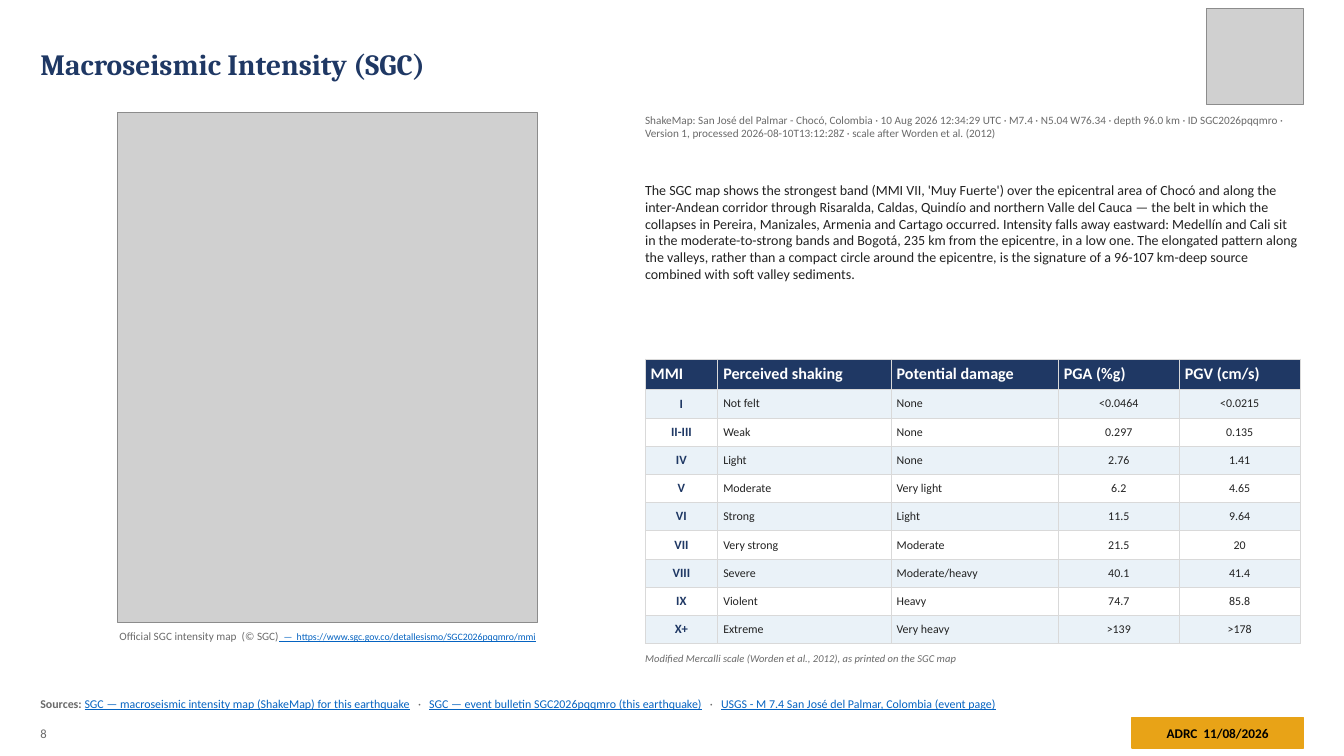
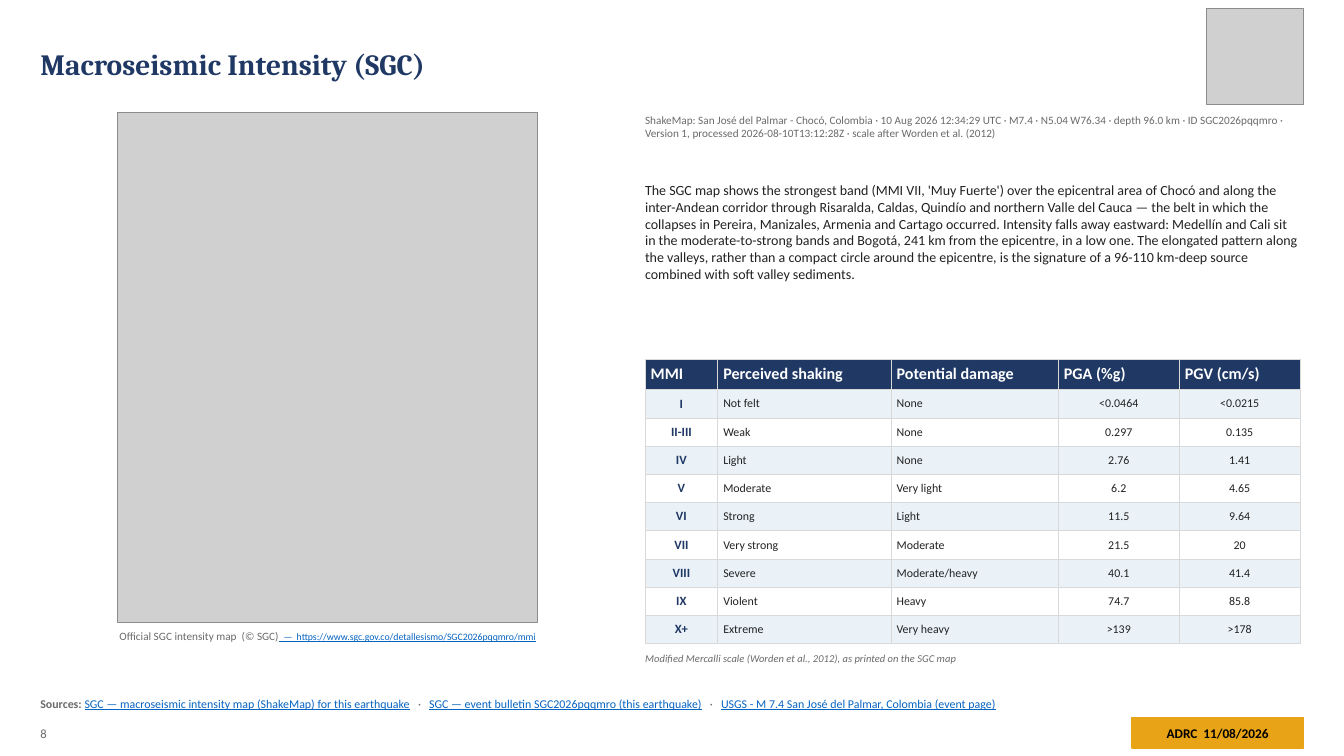
Before and after one commit to kochobi-max/whatsmap, a slide deck: slide 8 of reports/colombia_eq_20260810/output/ADRC_EQ_COL_Choco_20260810_EN.pptx. Drawn at 1344x756 pixels with LibreOffice and Linux fonts; fonts in the diff are those of the drawing; grey boxes stand for pictures. Boxes give left, top, right and bottom in pixels: in the first picture for what was removed or moved away, otherwise in the second. Text is boxed around its words. In the diff, an @@ line names an element or a change of style, - is before the commit and + after.

```diff
--- a/reports/colombia_eq_20260810/output/ADRC_EQ_COL_Choco_20260810_EN.pptx
+++ b/reports/colombia_eq_20260810/output/ADRC_EQ_COL_Choco_20260810_EN.pptx
@@ text at <box>645,185,1297,282</box>: text changed @@
-The SGC map shows the strongest band (MMI VII, 'Muy Fuerte') over the epicentral area of Chocó and along the inter-Andean corridor through Risaralda, Caldas, Quindío and northern Valle del Cauca — the belt in which the collapses in Pereira, Manizales, Armenia and Cartago occurred. Intensity falls away eastward: Medellín and Cali sit in the moderate-to-strong bands and Bogotá, 235 km from the epicentre, in a low one. The elongated pattern along the valleys, rather than a compact circle around the epicentre, is the signature of a 96-107 km-deep source combined with soft valley sediments.
+The SGC map shows the strongest band (MMI VII, 'Muy Fuerte') over the epicentral area of Chocó and along the inter-Andean corridor through Risaralda, Caldas, Quindío and northern Valle del Cauca — the belt in which the collapses in Pereira, Manizales, Armenia and Cartago occurred. Intensity falls away eastward: Medellín and Cali sit in the moderate-to-strong bands and Bogotá, 241 km from the epicentre, in a low one. The elongated pattern along the valleys, rather than a compact circle around the epicentre, is the signature of a 96-110 km-deep source combined with soft valley sediments.
```
Also in this commit, not shown: 23 other slides changed, 2 slides added, 39 other files.
